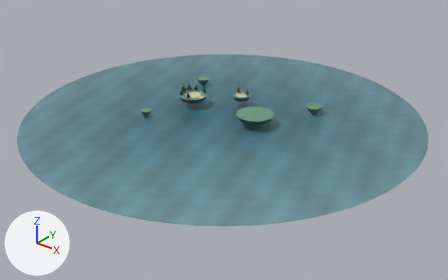
The glTF model public/assets/island-scenery-atelier.glb: old version first, new version second.
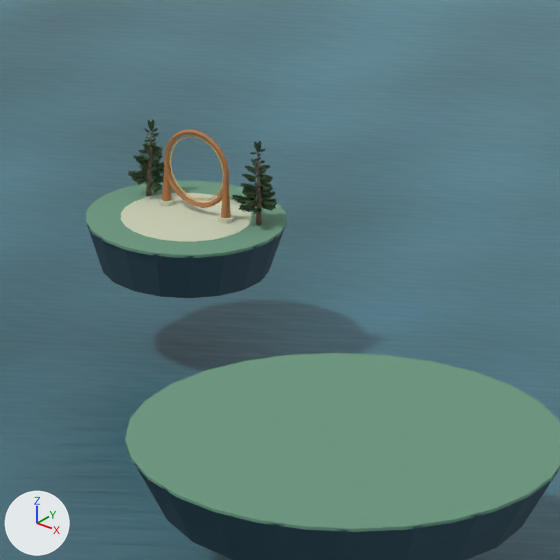
There are two pictures of each version: one whole from a 50 mm camera at (199.2, -248.0, 132.0) aimed at (5.7, -6.2, -18.0), one close up on the part from 50% to 61% of the width and 27% to 44% of the height. The axes (+X, +Y, +Z) are drawn at lower left. The lights are the same throughout. The older version's two pictures come first. Vertices at exactly the same position are counted once.

The older version as bpy lines, for what is in view:
```python
me_mesh_0 = bpy.data.meshes.new('Mesh_0')
me_mesh_0.from_pydata(...)  # 9896 vertices, 9832 faces; spans x -110.0..110.0, y -110.0..110.0, z -7.0..6.0
me_mesh_0.materials.append(mat_rock)  # dark blue #364e59
me_mesh_0.materials.append(mat_rocklight)  # greyish cyan #536c70
me_mesh_0.materials.append(mat_grass)  # green #6b987e
me_mesh_0.materials.append(mat_stone)  # pale yellow #cbd1b6
me_mesh_0.materials.append(mat_copper)  # orange #bc8355
me_mesh_0.materials.append(mat_path)  # beige #d3c19b
me_mesh_0.materials.append(mat_gold)  # orange #e5b868
me_mesh_0.materials.append(mat_water)
me_mesh_0.materials.append(mat_salt_weathered_bark)  # brown #7b6653
me_mesh_0.materials.append(mat_layered_coastal_foliage)
ob_workshop_island_scenery = bpy.data.objects.new('Workshop island scenery', me_mesh_0)
ob_workshop_island_scenery.location = (0.0, 0.0, 0.0)
```
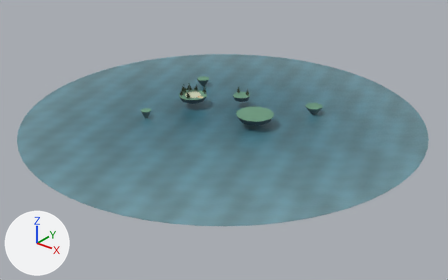
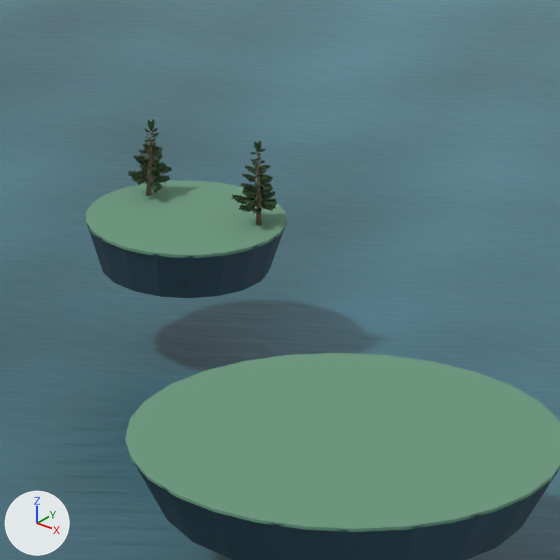
What differs and where, as boxes [x1, y1, x2, y2] in the close-ups (560 x 560 px):
part 1 of me_mesh_0, deleted
    before: [170, 136, 224, 201]
part 2 of me_mesh_0, deleted
    before: [221, 184, 230, 218]
part 3 of me_mesh_0, deleted
    before: [162, 167, 171, 201]
part 4 of me_mesh_0, deleted
    before: [217, 214, 234, 223]
part 5 of me_mesh_0, cut back
    before: [121, 129, 262, 242]
    after: [151, 151, 249, 203]

What the commit changed:
me_mesh_0 is used by ob_workshop_island_scenery; location (0.0, 0.0, 0.0).
me_mesh_0 had 9896 vertices, 9832 faces and spanned x -110.0..110.0, y -110.0..110.0, z -7.0..6.0.
me_mesh_0 now has 9452 vertices, 8968 faces and spans x -110.0..110.0, y -110.0..110.0, z -7.0..6.0.
me_mesh_0 part 1: the loose piece of 160 vertices spanning x -2.0..2.0, y 18.0, z 1.0..4.0 is deleted.
me_mesh_0 part 2: the loose piece of 18 vertices spanning x 2.0, y 18.0, z 0.0..2.0 is deleted.
me_mesh_0 part 3: the loose piece of 18 vertices spanning x -2.0, y 18.0, z 0.0..2.0 is deleted.
me_mesh_0 part 4: the loose piece of 18 vertices spanning x 1.0..2.0, y 17.0..18.0, z 0.0 is deleted.
me_mesh_0 part 5: 25 vertices moved within x -2.0..2.0, y 18.0, z 1.0..3.0; 230 vertices removed from x -3.0..3.0, y 14.0..20.0, z 0.0..4.0.
